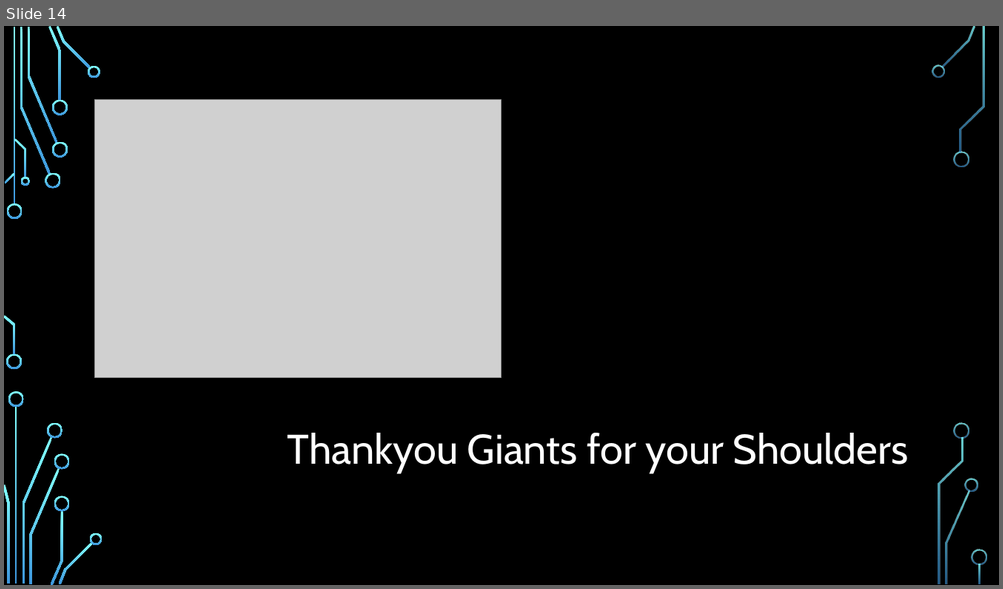
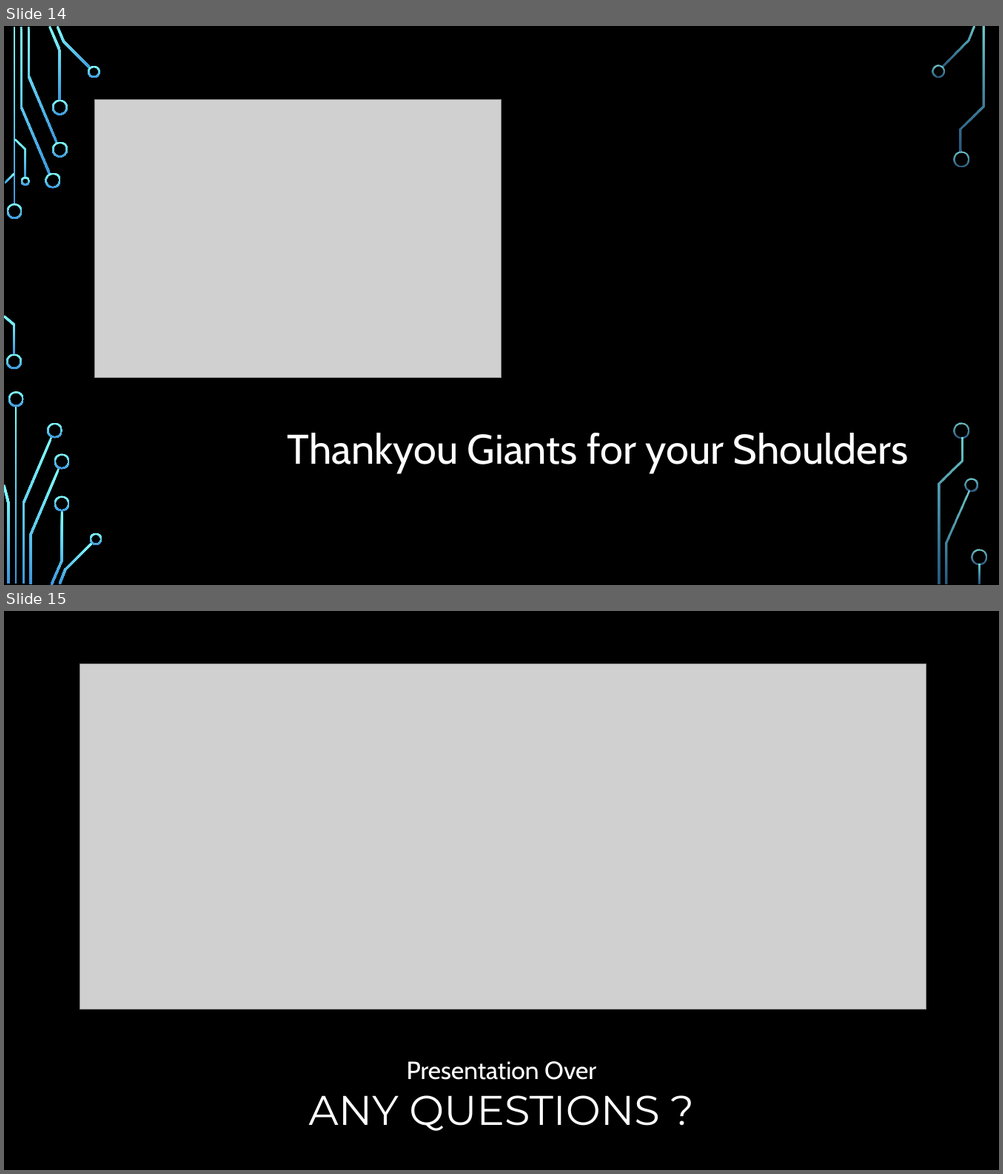
Before and after one commit to vellathottam/ROI, a slide deck: ROI presentation/R O I.pptx. Shown one above the other, each under a label of ours: slide 14 before the commit, slides 14 and 15 after it. The pictures are 1003x589 and 1003x1174 pixels, drawn with LibreOffice and Linux fonts; fonts in the diff are those of the drawing; grey boxes stand for pictures; background and template pictures are left out. Boxes give left, top, right and bottom in pixels: in the first picture for what was removed or moved away, otherwise in the second. Text is boxed around its words. In the diff, an @@ line names an element or a change of style, - is before the commit and + after.

```diff
--- a/ROI presentation/R O I.pptx
+++ b/ROI presentation/R O I.pptx
@@ slide 15 added at (x1=4, y1=611, x2=999, y2=1170), background #000000 @@
@@ picture added at (x1=79, y1=664, x2=925, y2=1009) @@
@@ text added at (x1=309, y1=1062, x2=659, y2=1131), 24 pt, text #FFFFFF @@
+Presentation Over
+ANY QUESTIONS ?
```
Also in this commit, not shown: 1 other slide added, 1 slide removed, 8 other files.
